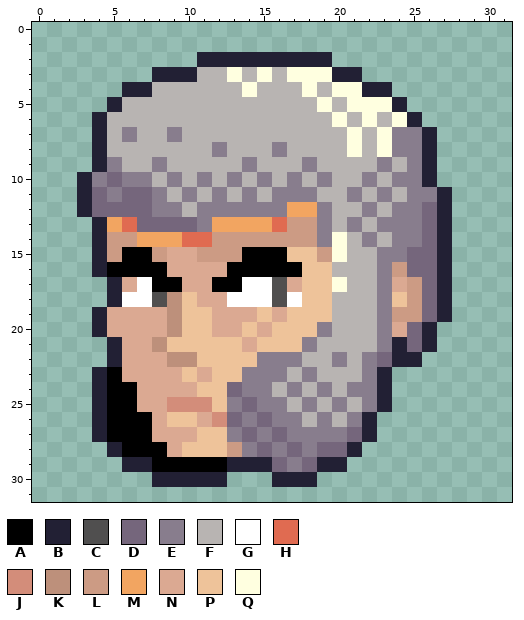
One commit to this pixel-art file: Art/Sprites/characters/PlayerTeam/Faces/FaceArcher.ase. Above: the version before the commit.
32x32 pixels, 1 frame.
Palette (. is transparent): A #000000  B #222034  C #504f4f  D #75667c  E #887d8d  F #b8b4b2  G #ffffff  H #e06b51  J #d38d7a  K #bd907b  L #cc9b84  M #f2a561  N #dba992  P #eec39a  Q #ffffe0
Now the later version:
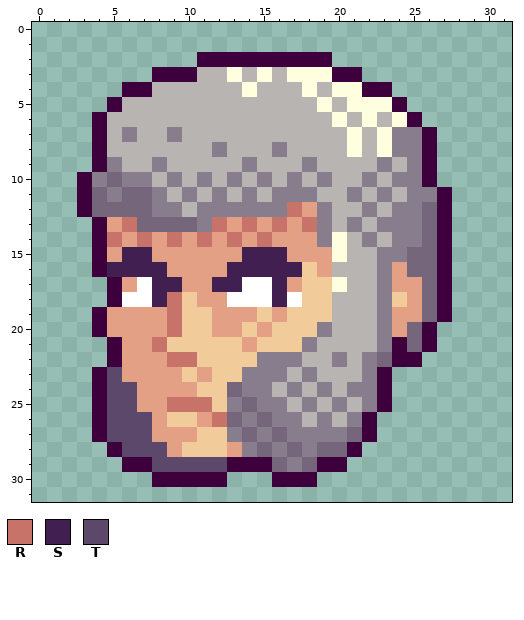
Colours new in this view: R #c77369  S #412051  T #5c486a
The edit:
Colour B changes from #222034 to #3d003d.
Colour N changes from #dba992 to #e3a084.
Colour P changes from #eec39a to #f2cb9b.
Colour H gives way to colour N in row 14 at x 10.
Colour L gives way to colour N in row 13 at x 17; in row 14 at x 6, 12, 14 and 16 to 18; in row 15 at x 5, 8, 11 to 13 and 19; in row 16 at x 24; in rows 17 to 18 at x 25; in row 19 at x 24 to 25.
Colour L gives way to colour N in row 28 at x 13.
Colour M gives way to colour N in row 12 at x 18; in row 13 at x 5, 13 and 15; in row 14 at x 8.
Colour P gives way to colour N in row 15 at x 17 to 18; in row 16 at x 19.
Colour H gives way to colour R in row 13 at x 6 and 16; in row 14 at x 11.
Colour J gives way to colour R in row 25 at x 9 to 11; in row 26 at x 12.
Colour K gives way to colour R in rows 18 to 20 at x 9; in row 21 at x 8; in row 22 at x 9 to 10.
Colour L gives way to colour R in row 13 at x 18; in row 14 at x 5, 13 and 15.
Colour M gives way to colour R in row 12 at x 17; in row 13 at x 12 and 14; in row 14 at x 7 and 9.
Colour A gives way to colour S in row 15 at x 6 to 7 and 14 to 16; in row 16 at x 5 to 8 and 13 to 17; in row 17 at x 8 to 9 and 12 to 13.
Colour C gives way to colour S in row 17 at x 16; in row 18 at x 8 and 16.
Colour A gives way to colour T in row 23 at x 5; in rows 24 to 25 at x 5 to 6; in rows 26 to 27 at x 5 to 7; in row 28 at x 6 to 8; in row 29 at x 8 to 12.
Boxes around the changes in both pictures, in picture pixels (x1, y1, x2, y2):
changed: (77, 52, 452, 487)
